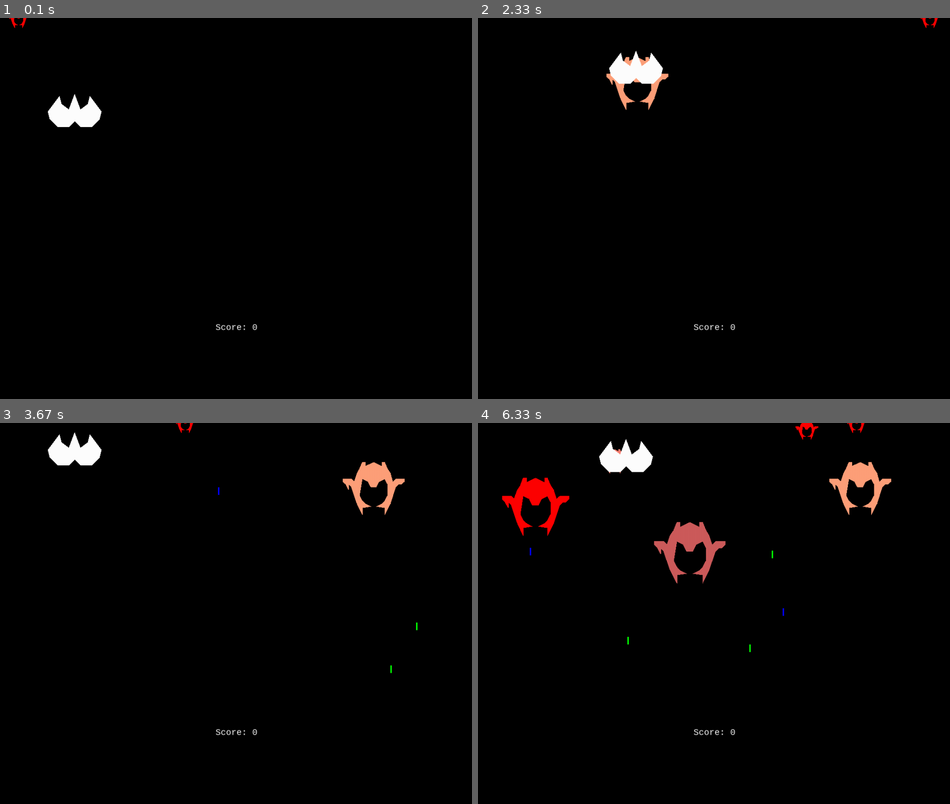
Above: before the commit, frames 1-4 (two rows, left to right).
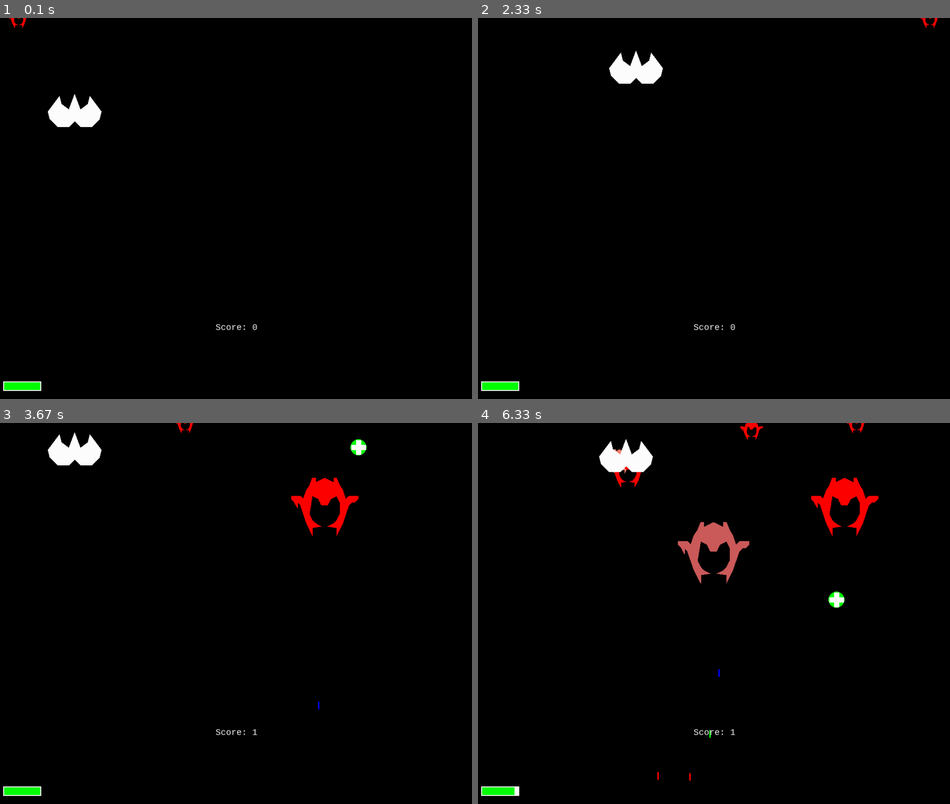
Above: after the commit, the same moments.

Repository: kekVector/TryPygameGame
Game: pygame game, started from main.py
The game is run twice, just before and just after one commit, with the same random seed, the same clock (stepped at 60 frames per second) and the same inputs.
Inputs (mouse positions are in pixels of both pictures, inside the frame that each line leads up to):
- Up to frame 1 (0.1 s): no input
- Up to frame 2 (2.33 s): hold D 0.33-0.8 s; hold W 0.83-1.13 s; hold D 1.17-1.63 s; hold A 1.67-2.2 s; hold S from 2.23 s (still down)
- Up to frame 3 (3.67 s): release S at 2.53 s; hold A 2.57-2.97 s; click (89, 556) at 3.05 s; hold W from 3.33 s (still down)
- Up to frame 4 (6.33 s): release W at 3.7 s; hold D 3.73-4.37 s; hold S 4.4-4.77 s; hold A 4.8-5.27 s; hold W 5.8-6.1 s; hold D from 6.13 s (still down)

The runs differ from the first frame. In frame 1, 0.2% of the frame differs, in the area x 0-9%, y 95-98%; in frame 2, 0.6%; in frame 3, 1.9%; in frame 4, 4.2%, in the area x 0-88%, y 0-98%.

Commit message:
add healths_sphere add end_game add health_bar add hit_on_shoot

Diff:
--- a/classes.py
+++ b/classes.py
@@ -5,11 +5,12 @@
 
 
 class Plain:
-    def __init__(self, list_coord, game_window, speed=7, swap=False, color=RED, start_coord=False, cooldown=5):
+    def __init__(self, list_coord, game_window, speed=7, swap=False, color=RED, start_coord=False, cooldown=5, hp=10):
         self.coord = []
         self.game_window = game_window
         self.speed = speed
-        #self.coord_start = [list_coord[0][0], list_coord[0][1]]
+        self.max_health = hp
+        self.current_hp = hp
         if start_coord:
             x_diff = start_coord[0] - list_coord[0][0]
             y_diff = start_coord[1] - list_coord[0][0]
@@ -87,6 +88,12 @@
     def die(self):
         self.alive = False
 
+    def get_hp(self, hp):
+        if self.current_hp + hp >= self.max_health:
+            self.current_hp = self.max_health
+        else:
+            self.current_hp += hp
+
 
 class Bullets:
     def __init__(self, game_window,  direction = 'up'):
@@ -114,3 +121,33 @@
 
     def del_bullet(self, index):
         del self.bullet_list[index]
+
+
+class Health_sphere:
+    def __init__(self, game_window, speed=2, value=3, start_coord='random', color=[WHITE, GREEN]):
+        self.coord_plus = [[10, 0], [20, 0], [20, 10], [30, 10], [30, 20], [20, 20], [20, 30],
+                           [10, 30], [10, 20], [0, 20], [0, 10], [10, 10], [10, 0]]
+        self.color_plus = color[0]
+        self.color_circle = color[1]
+        self.coord_circle = [15, 15]
+        self.radius = 17
+        self.replace([random.randint(30, frame_size_x-30), 20] if start_coord == 'random' else start_coord)
+        self.speed = speed
+        self.value_health = value
+        self.game_window = game_window
+
+    def replace(self, start_coord):
+        x_diff = start_coord[0] - self.coord_plus[0][0]
+        y_diff = start_coord[1] - self.coord_plus[0][1]
+        for i in range(len(self.coord_plus)):
+            self.coord_plus[i][0] += x_diff
+            self.coord_plus[i][1] += y_diff
+        self.coord_circle[0] = self.coord_plus[0][0] + 5
+        self.coord_circle[1] = self.coord_plus[0][1] + 15
+
+    def draw(self):
+        self.coord_circle[1] += self.speed
+        for count, elem in enumerate(self.coord_plus):
+            self.coord_plus[count][1] += self.speed
+        pygame.draw.circle(self.game_window, self.color_circle, self.coord_circle, self.radius)
+        pygame.draw.polygon(self.game_window, self.color_plus, self.coord_plus)
--- a/func.py
+++ b/func.py
@@ -1,5 +1,5 @@
 import pygame
-from settings import frame_size_x, frame_size_y
+from settings import frame_size_x, frame_size_y, GREEN, WHITE, max_health_main_plain
 from shapely.geometry import Point
 from shapely.geometry.polygon import Polygon
 
@@ -33,6 +33,7 @@
         for count, elem in enumerate(bullets):
             if polygon.contains(Point(elem)) or polygon.contains(Point((elem[0], elem[1]-15))):
                 index.append(count)
+
     return index
     # index = []
     # if len(bull) != 0:
@@ -58,8 +59,9 @@
     game_window.blit(score_surface, score_rect)
 
 
-
-
+def draw_health(game_window, current_health):
+    pygame.draw.rect(game_window, WHITE, (10, frame_size_y-37, 80, 20))
+    pygame.draw.rect(game_window, GREEN, (12, frame_size_y-35, (current_health/max_health_main_plain)*76, 16))
 
 # list_coord = [[160, 80], [148, 112], [132, 100], [128, 84],
 #               [104, 116], [108, 132], [124, 148], [148, 148],
--- a/main.py
+++ b/main.py
@@ -5,7 +5,7 @@
 from random import randint
 from settings import *
 from classes import *
-from func import is_shooted, show_score
+from func import is_shooted, show_score, draw_health
 
 
 # start settings
@@ -19,6 +19,7 @@
 plain_bullet = Bullets(game_window)
 enemy_bullets = Bullets(game_window, direction='down')
 plain_enemy = []
+health_spawn = []
 plain_enemy.append(Plain(plain_enemy_coord, game_window, plain_speed, random.choice(enemy_plains_color)))
 
 score = 0
@@ -78,7 +79,6 @@
     if shoot_up:
         shoot_up = False
 
-
     # Shoot enemy plains
     for count, elem in enumerate(plain_enemy):
         if elem.shoot_reload():
@@ -93,6 +93,22 @@
             plain_enemy.pop(i)
             score += 1
 
+    # Lose health on hit
+    destroy_plain = is_shooted(plain.coord, enemy_bullets.bullet_list)
+    if len(destroy_plain) != 0:
+        plain.current_hp -= 1
+        for i in destroy_plain:
+            enemy_bullets.del_bullet(i)
+    if plain.current_hp <= 0:
+        game_start = False
+
+    # Get healths
+    for i in range(len(health_spawn)-1, -1, -1):
+        get_health = is_shooted(plain.coord, [health_spawn[i].coord_circle])
+        if len(get_health) != 0:
+            plain.get_hp(health_spawn[i].value_health)
+            health_spawn.pop(i)
+
     # Move enemy plains
     for plains in plain_enemy:
         if plains.right_side_coord() + speed >= frame_size_x:
@@ -105,20 +121,29 @@
             plains.move('d')
 
     # Adding new enemy plain
-    if pygame.time.get_ticks()%2000 <= clock.get_time() and pygame.time.get_ticks() > 2000:
+    if pygame.time.get_ticks()%1500 <= clock.get_time() and pygame.time.get_ticks() > 2000:
         plain_enemy.append(Plain(plain_enemy_coord, game_window, speed=random.randint(4, 11),
                                  color=random.choice(enemy_plains_color),
                                  start_coord=(random.randint(200, 800), random.randint(50, 500))))
         plain_enemy[len(plain_enemy)-1].resize(random.uniform(0.2, 0.7))
-    print(score)
+
+    # Adding health
+    if random.random() <= 0.003:
+        health_spawn.append(Health_sphere(game_window))
 
     # Drawing
     for plains in plain_enemy:
         pygame.draw.polygon(game_window, plains.color, plains.coord)
+    for health in health_spawn:
+        health.draw()
     pygame.draw.polygon(game_window, WHITE, plain.coord)
     plain_bullet.draw()
     enemy_bullets.draw()
     show_score(score, 2, WHITE, 'consolas', 20, game_window)
-
+    draw_health(game_window, plain.current_hp)
     pygame.display.update()
     clock.tick(FPS)
+while True:
+    game_window.fill(BLACK)
+    show_score(score, 2, WHITE, 'consolas', 20, game_window)
+    pygame.display.update()
--- a/settings.py
+++ b/settings.py
@@ -1,12 +1,12 @@
 
-#windows size
+# Windows size
 
 frame_size_x = 1000
 frame_size_y = 800
 speed = 15
 FPS = 60
 
-#colors
+# Colors
 
 BLACK = (0, 0, 0)
 WHITE = (255, 255, 255)
@@ -16,7 +16,13 @@
 enemy_plains_color = [(205, 92, 92), (240, 128, 128), (250, 128, 114),
                       (233, 150, 122), (255, 160, 122), (220, 20, 60),
                       (255, 0, 0), (178, 34, 34), (139, 0, 0)]
-#coordinates by the plain(x,y - start)
+
+# Stats
+plain_speed = 7
+max_health_main_plain = 10
+
+
+# Coordinates by the plain(x,y - start)
 x = 400
 y = 400
 
@@ -25,14 +31,12 @@
                     [x+30, y+170], [x+90, y+170], [x+130, y+130], [x+140, y+90],
                      [x+80, y+10], [x+70, y+50], [x+30, y+80], [x, y]]
 
-#other settings
-plain_speed = 7
+# Other settings
+
 
 plain_enemy_coord_2 = []
-
 for count, elem in enumerate(plain_coordinates):
     plain_enemy_coord_2.append([plain_coordinates[count][0], ((plain_coordinates[count][1]-y)*(-1)) + y-200])
-
 plain_enemy_coord = [[0, 0], [10, 0], [20, -20], [40, -30], [50, -10], [50, 30],
                      [40, 50], [30, 60], [10, 70], [40, 75], [40, 100], [60, 60],
                      [80, 0], [90, -10], [90, -10], [100, -10], [110, -20], [110, -30],
